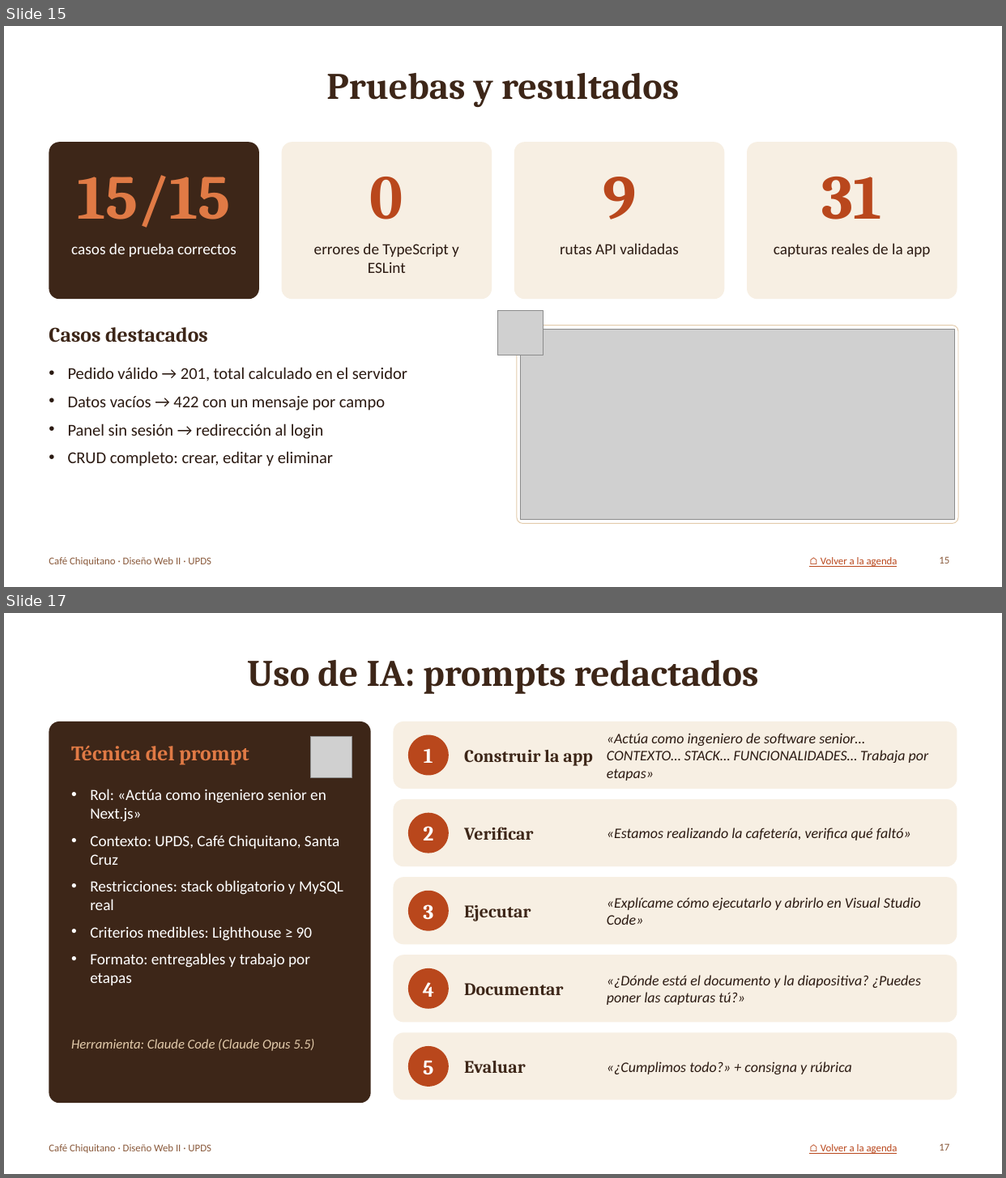
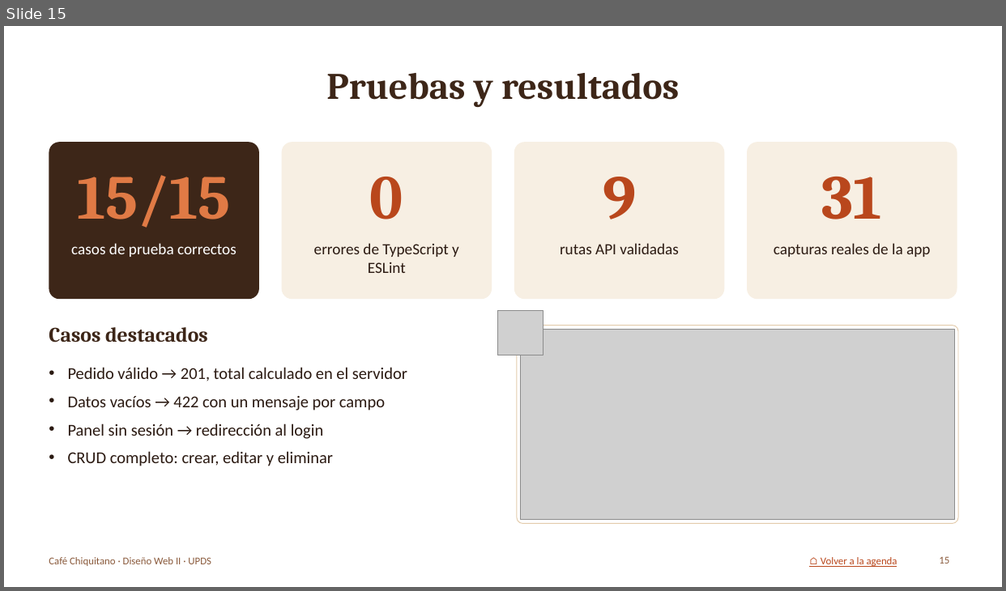
Before and after one commit to lixinrodriguez1-eng/mercado-justo-cruceno, a slide deck: informe/Presentacion_Cafe_Chiquitano.pptx. Shown one above the other, each under a label of ours: slides 15 and 17 before the commit, slide 15 after it; the slides between them are not shown. The pictures are 1006x1178 and 1006x591 pixels, drawn with LibreOffice and Linux fonts; fonts in the diff are those of the drawing; grey boxes stand for pictures; background and template pictures are left out. Boxes give left, top, right and bottom in pixels: in the first picture for what was removed or moved away, otherwise in the second. Text is boxed around its words. In the diff, an @@ line names an element or a change of style, - is before the commit and + after.

```diff
--- a/informe/Presentacion_Cafe_Chiquitano.pptx
+++ b/informe/Presentacion_Cafe_Chiquitano.pptx
@@ slide 17 removed at (x1=4, y1=613, x2=1002, y2=1174), background #FFFFFF; not listed: 1 template element that a slide beside it also shows @@
@@ title removed at (x1=247, y1=660, x2=759, y2=694) @@
-Uso de IA: prompts redactados
@@ rounded rectangle removed at (x1=49, y1=722, x2=371, y2=1103) @@
@@ rounded rectangle removed at (x1=394, y1=722, x2=957, y2=789) @@
@@ text removed at (x1=607, y1=733, x2=929, y2=781) @@
-«Actúa como ingeniero de software senior… CONTEXTO… STACK… FUNCIONALIDADES… Trabaja por etapas»
@@ text removed at (x1=71, y1=746, x2=249, y2=765) @@
-Técnica del prompt
@@ picture removed at (x1=311, y1=736, x2=352, y2=777) @@
@@ ellipse removed at (x1=408, y1=735, x2=449, y2=776) @@
@@ text removed at (x1=424, y1=749, x2=433, y2=763) @@
-1
@@ text removed at (x1=464, y1=750, x2=592, y2=766) @@
-Construir la app
@@ text removed at (x1=90, y1=789, x2=343, y2=986) @@
-• Rol: «Actúa como ingeniero senior en Next.js»
-• Contexto: UPDS, Café Chiquitano, Santa Cruz
-• Restricciones: stack obligatorio y MySQL real
-• Criterios medibles: Lighthouse ≥ 90
-• Formato: entregables y trabajo por etapas
@@ rounded rectangle removed at (x1=394, y1=799, x2=957, y2=867) @@
@@ ellipse removed at (x1=408, y1=813, x2=449, y2=854) @@
@@ text removed at (x1=423, y1=826, x2=433, y2=841) @@
-2
@@ text removed at (x1=464, y1=827, x2=533, y2=840) @@
-Verificar
@@ text removed at (x1=607, y1=828, x2=911, y2=841) @@
-«Estamos realizando la cafetería, verifica qué faltó»
@@ rounded rectangle removed at (x1=394, y1=877, x2=957, y2=944) @@
@@ ellipse removed at (x1=408, y1=891, x2=449, y2=931) @@
@@ text removed at (x1=607, y1=897, x2=921, y2=925) @@
-«Explícame cómo ejecutarlo y abrirlo en Visual Studio Code»
@@ text removed at (x1=423, y1=905, x2=433, y2=919) @@
-3
@@ text removed at (x1=464, y1=905, x2=530, y2=922) @@
-Ejecutar
@@ rounded rectangle removed at (x1=394, y1=955, x2=957, y2=1023) @@
@@ ellipse removed at (x1=408, y1=969, x2=449, y2=1009) @@
@@ text removed at (x1=607, y1=975, x2=921, y2=1005) @@
-«¿Dónde está el documento y la diapositiva? ¿Puedes poner las capturas tú?»
@@ text removed at (x1=423, y1=982, x2=434, y2=997) @@
-4
@@ text removed at (x1=464, y1=983, x2=563, y2=995) @@
-Documentar
@@ text removed at (x1=71, y1=1039, x2=314, y2=1051) @@
-Herramienta: Claude Code (Claude Opus 5.5)
@@ rounded rectangle removed at (x1=394, y1=1033, x2=957, y2=1101) @@
@@ ellipse removed at (x1=408, y1=1046, x2=449, y2=1087) @@
@@ text removed at (x1=423, y1=1060, x2=433, y2=1075) @@
-5
@@ text removed at (x1=464, y1=1061, x2=526, y2=1073) @@
-Evaluar
@@ text removed at (x1=607, y1=1062, x2=852, y2=1075) @@
-«¿Cumplimos todo?» + consigna y rúbrica
@@ text removed at (x1=820, y1=1144, x2=897, y2=1154) @@
-⌂ Volver a la agenda
@@ page number removed at (x1=939, y1=1144, x2=949, y2=1151) @@
-17
```
Also in this commit, not shown: 3 slides changed, 1 other slide removed, 3 other files.
